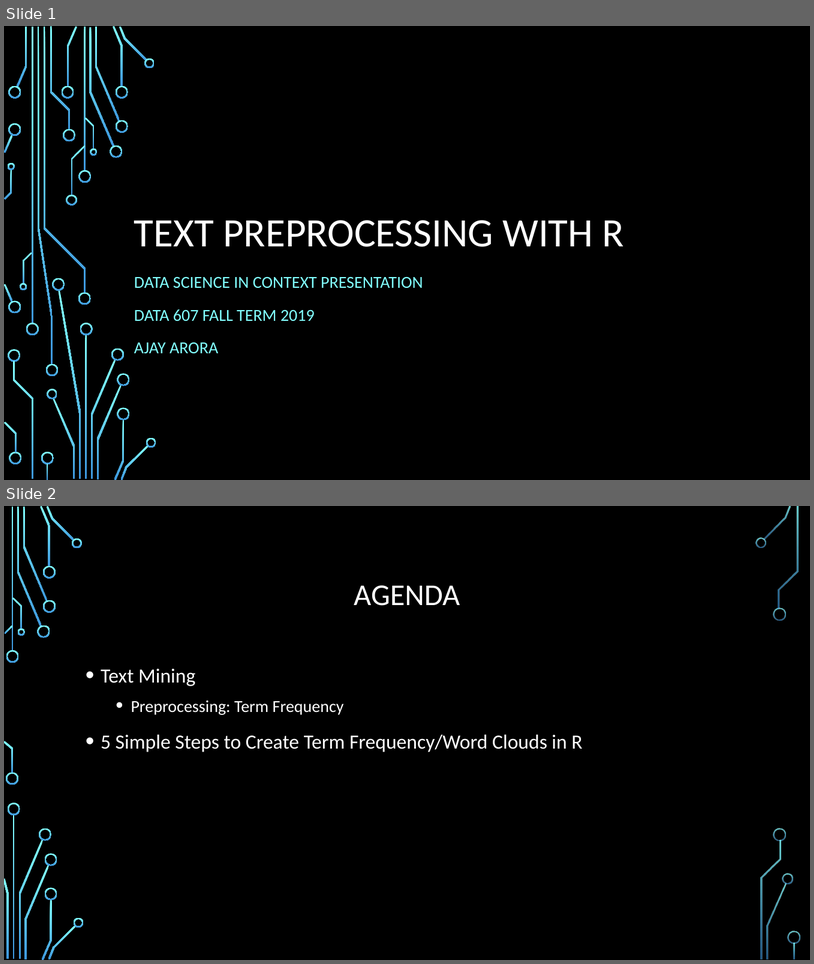
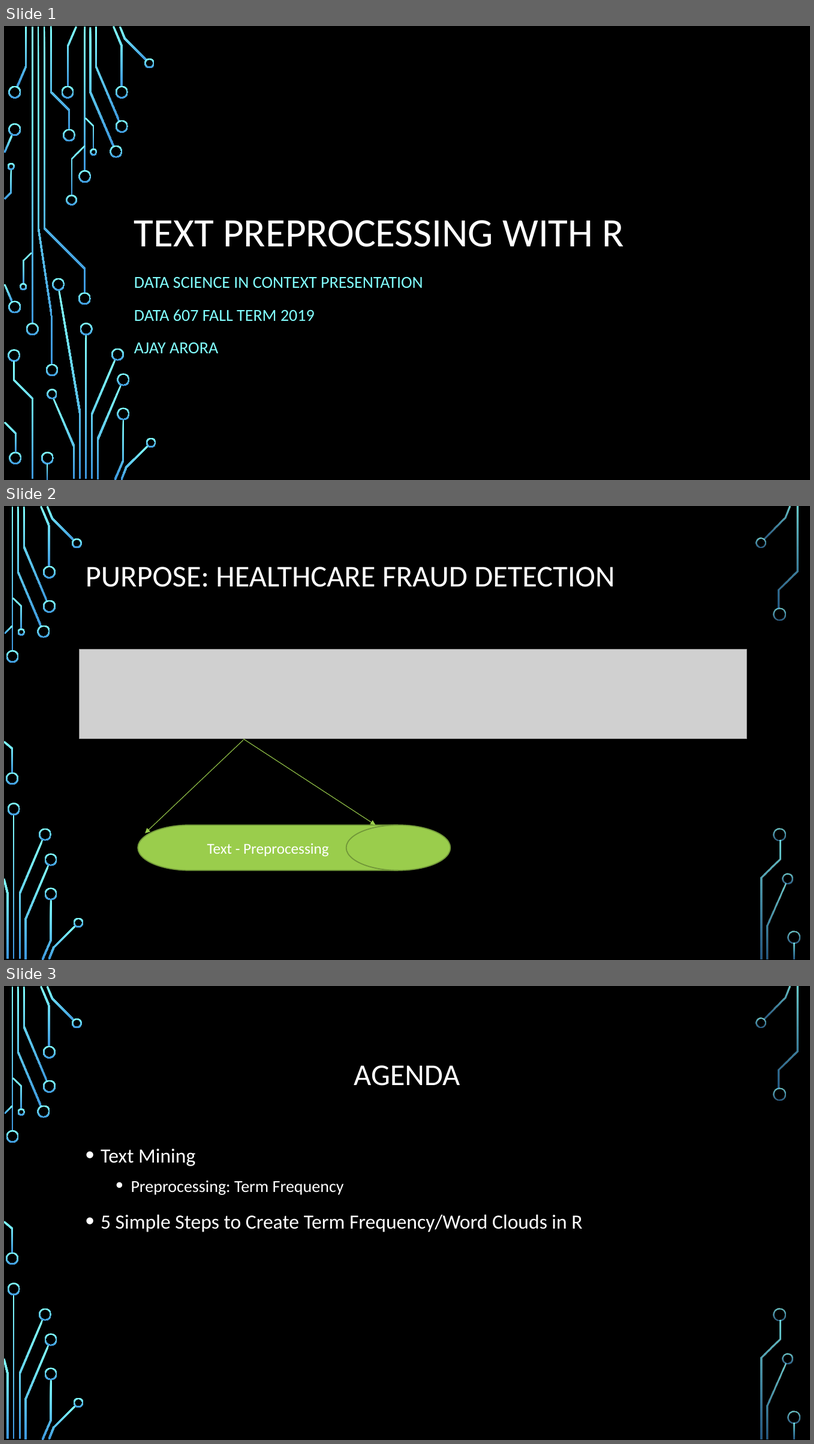
Before and after one commit to AjayArora35/Data-607-Context-Presentation, a slide deck: Text Mining with R.pptx. Shown one above the other, each under a label of ours: slides 1 and 2 before the commit, slides 1, 2 and 3 after it. The pictures are 814x964 and 814x1444 pixels, drawn with LibreOffice and Linux fonts; fonts in the diff are those of the drawing; grey boxes stand for pictures; background and template pictures are left out. Boxes give left, top, right and bottom in pixels: in the first picture for what was removed or moved away, otherwise in the second. Text is boxed around its words. In the diff, an @@ line names an element or a change of style, - is before the commit and + after.

```diff
--- a/Text Mining with R.pptx
+++ b/Text Mining with R.pptx
@@ slide 2 added at (4, 506, 810, 960), background picture (left out); not listed: 36 template elements that a slide beside it also shows @@
@@ title added at (86, 567, 615, 587), 36 pt, text #FFFFFF @@
+PURPOSE: HEALTHCARE FRAUD DETECTION
@@ picture added at (80, 649, 747, 739) @@
@@ arrow added from (243, 739) to (376, 825), #9ACD4C 0.75 pt @@
@@ arrow added from (243, 740) to (145, 833), #9ACD4C 0.75 pt @@
@@ flow chart magnetic drum added at (138, 825, 450, 870), fill #9ACD4C, outline #729838 1.25 pt, 18 pt, text #FFFFFF @@
+Text - Preprocessing
@@ what was slide 2 is now slide 3 @@
```
Also in this commit, not shown: 2 slides changed.
